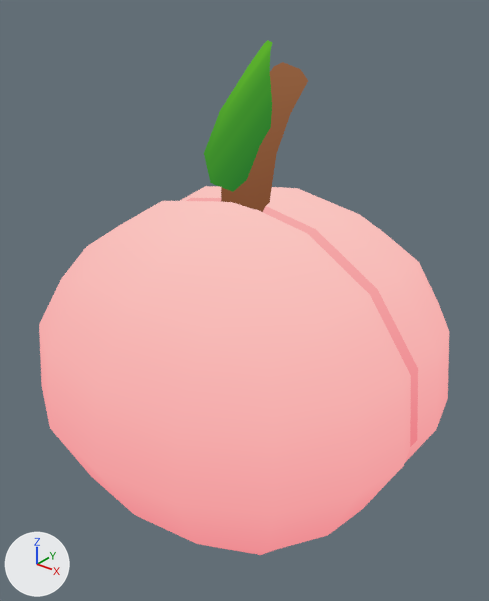
Before and after pictures for a commit that changed the Blender file Assets/Visuals/Food/Meshes/Peach.blend.
Camera for both pictures: a 50 mm lens placed at (0.783, -0.981, 1.15), pointed at (-0.005, 0.004, 0.539). Lighting does not change. The marker at lower left points along +X, +Y and +Z. The picture after the commit comes second.

Names of what the first picture shows: 'hoja', 'peach', 'tallo'.
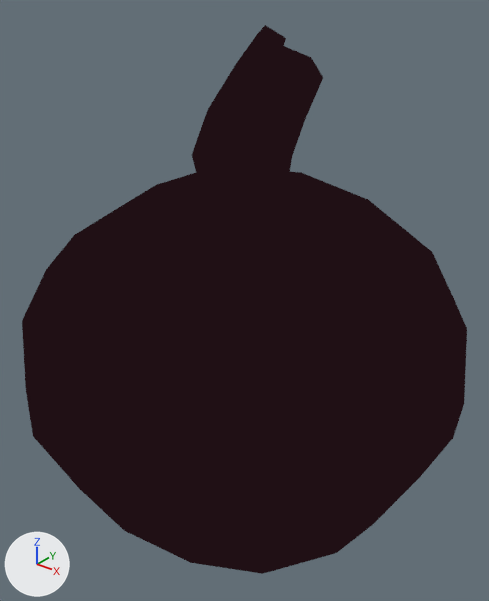
Location of each change, [x1, y1, x2, y2] in pixels of the pictures (489 x 601 px):
'peach', reshaped (9% wider, 9% taller)
    before: [39, 186, 449, 555]
    after: [22, 172, 467, 574]
'hoja', modifiers changed (38% wider, 14% taller)
    before: [204, 40, 272, 192]
    after: [192, 25, 286, 199]
'tallo', modifiers changed
    before: [221, 62, 308, 212]
    after: [243, 46, 323, 193]
part 1 of me_cube_002, added (black)
    after: [22, 172, 467, 574]

Diff of the bpy script that builds the scene:
```diff
--- a/Assets/Visuals/Food/Meshes/Peach.blend.py
+++ b/Assets/Visuals/Food/Meshes/Peach.blend.py
@@ mat_lineas @@
+mat_lineas = emission_material('Lineas')
+mat_lineas.base_color = (0.0144, 0.00518, 0.0075)  # black #201015
@@ me_cube_002 @@
 # used by ob_peach; location = (0.0, 0.0, 0.0)
-me_cube_002.from_pydata(...)  # 162 vertices, 160 faces; spans x -0.41..0.41, y -0.413..0.413, z 0.004..0.767
+me_cube_002.from_pydata(...)  # 276 vertices, 272 faces; spans x -0.443..0.443, y -0.446..0.446, z -0.029..0.8
+# me_cube_002 part 1: a new loose piece of 114 vertices spanning x -0.443..0.443, y -0.446..0.446, z -0.029..0.8, in mat_lineas (black #201015)
 me_cube_002.materials.append(mat_material)
+me_cube_002.materials.append(mat_lineas)  # black #201015
@@ ob_hoja @@
 ob_hoja.scale = (0.659, 0.659, 0.659)
+_m = ob_hoja.modifiers.new('Solidify', 'SOLIDIFY')
+_m.thickness = 0.03
+_m.offset = 1.0
+_m.material_offset = 1
+_m.use_flip_normals = True
@@ ob_tallo @@
 ob_tallo.location = (0.0, 0.0, 0.0)
+_m = ob_tallo.modifiers.new('Solidify', 'SOLIDIFY')
+_m.thickness = 0.03
+_m.offset = 1.0
+_m.material_offset = 1
+_m.use_flip_normals = True
```
